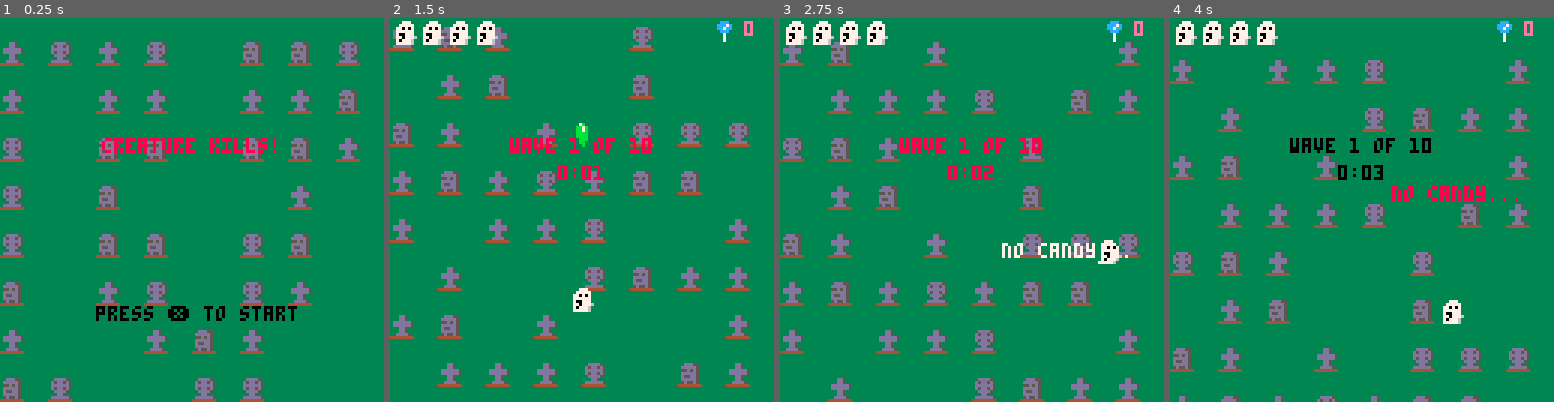
Above: before the commit, frames 1-4 (left to right).
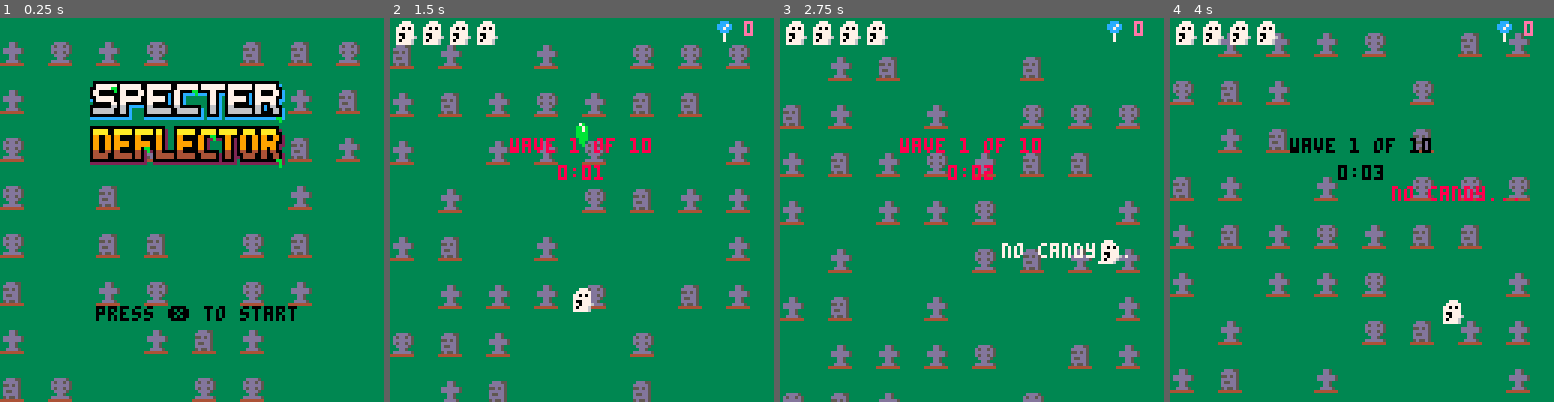
Above: after the commit, the same moments.

Repository: st0k3r/specter_deflector
Game: PICO-8 cartridge specter_deflector.p8
Same seed, same stepped clock (60 frames per second), same inputs: the game is played once before the commit and once after it.
Inputs:
- Up to frame 1 (0.25 s): no input
- Up to frame 2 (1.5 s): tap X (X key) at 0.33, 1.07 s; tap O (Z key) at 0.7 s
- Up to frame 3 (2.75 s): hold Right 1.6-2.1 s; tap O (Z key) at 1.7, 2.1, 2.5 s; tap X (X key) at 1.85 s; hold Up 2.15-2.42 s; hold Right from 2.47 s (still down)
- Up to frame 4 (4 s): tap O (Z key) at 2.9, 3.3, 3.7 s; tap X (X key) at 2.97 s; release Right at 3.03 s; hold Left 3.08-3.58 s; hold Down 3.63-3.97 s

The runs differ from the first frame. In frame 1, 9.7% of the frame differs, in the area x 23-75%, y 16-40%; in frame 2, 19%, in the area x 0-94%, y 2-100%; in frame 3, 18%; in frame 4, 19%.

Commit message:
Add guide

Diff:
--- a/main.lua
+++ b/main.lua
@@ -91,7 +91,11 @@
 		end
 	end
 
-	animate_background()
+	if mode=="wavetext" then
+		animate_background(2)
+	else
+		animate_background(1)
+	end
 
 	timer_seconds=t\30
 
@@ -405,9 +409,13 @@
 end
 
 --makes background assets move
-function animate_background()
+function animate_background(spd)
+	if spd==nil then
+		spd=1
+	end
+
 	for g in all(sprtable) do
-		g.y+=1
+		g.y+=spd*spd
 		if g.y>128 then
 			g.y-=128
 		end
@@ -560,7 +568,7 @@
 function draw_start()
 	cls(3)
 	draw_graveyard()
-	center_print("creature kills!",64,40,8)
+	spr(135, 27, 20, 9, 4)
 	if highscore>0 then
 		center_print("high score:",64,56,8)
 		center_print(make_score(highscore),64,64,8)
Not shown, changed: 32 lines of the sprite sheet (__gfx__) section of specter_deflector.p8
Not shown, added: Guide/Specter Deflector Field Guide.html
Not shown, added: Guide/Specter Deflector Field Guide_files/css2
Not shown, added: Images/title_72x32_pinkbg.png
Not shown, changed: sprites.png
